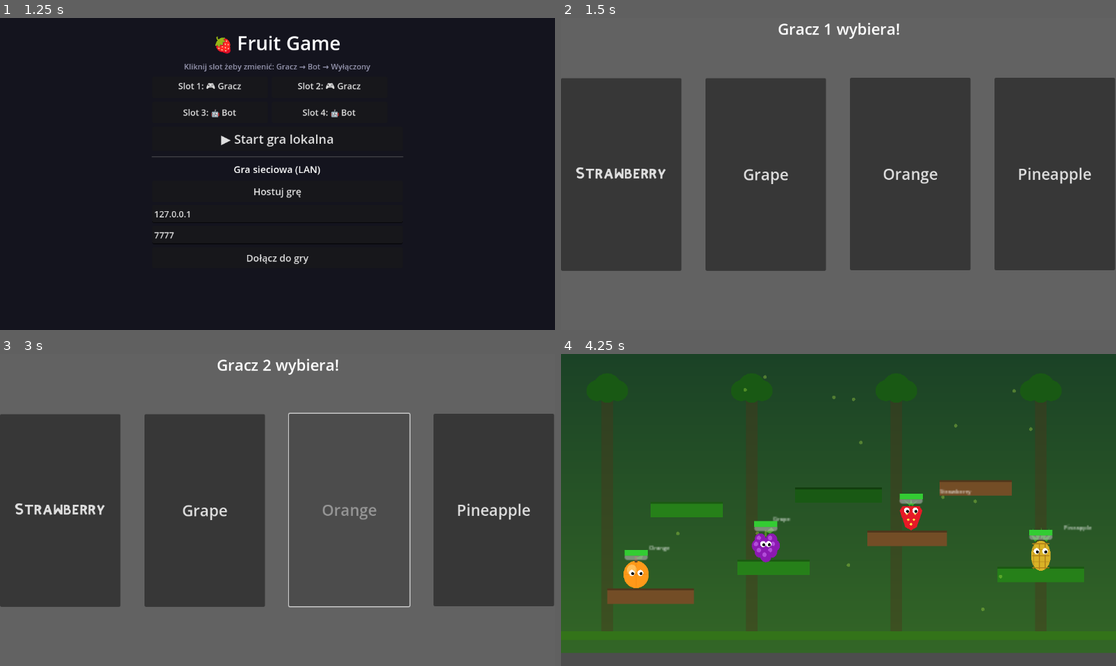
Above: before the commit, frames 1-4 (two rows, left to right).
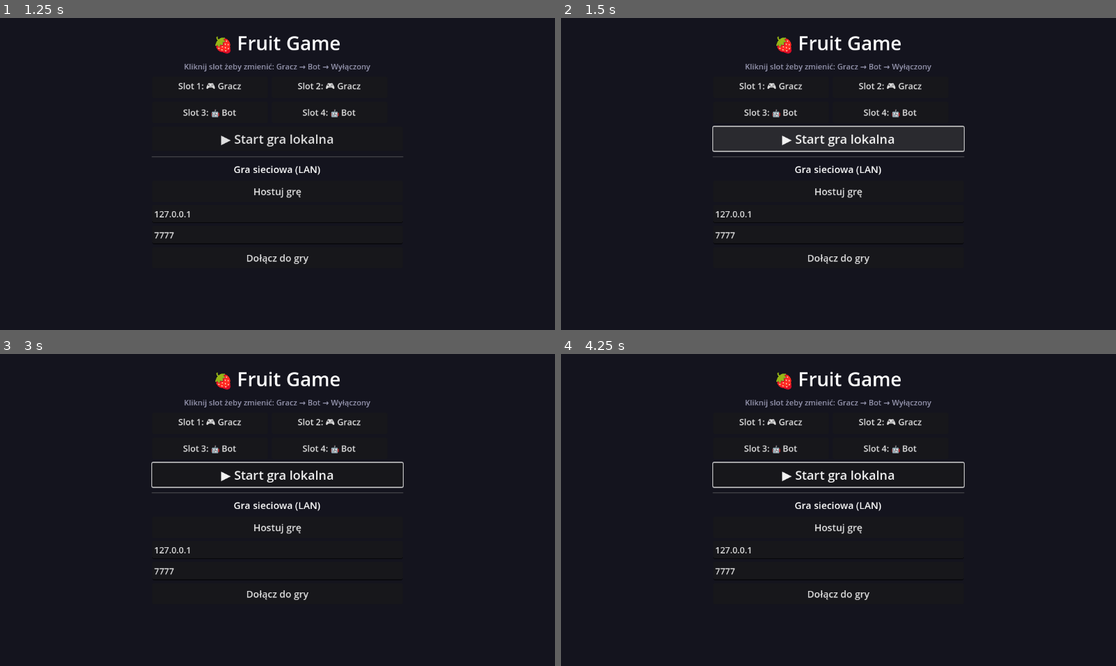
Above: after the commit, the same moments.

Repository: mamamd3/Fruit-Game
Game: Godot game, scene res://scenes/ui/splash_screen.tscn
Two runs of this game, one before a commit and one after it. Both use one fixed random seed, a clock stepped at 60 frames per second and the inputs below.
Inputs (mouse positions are in pixels of both pictures, inside the frame that each line leads up to):
- Up to frame 1 (1.25 s): tap Enter (ui_accept) at 0.5, 0.77 s; move the mouse to (399, 158) at 0.52 s; click (399, 158) at 0.67 s
- Up to frame 2 (1.5 s): click "▶ Start gra lokalna" at 1.25 s
- Up to frame 3 (3 s): click (277, 475) at 2 s, where only the run after the commit has a clickable "▶ Start gra lokalna"; click (349, 510) at 2.75 s, where only the run before the commit has a clickable "Orange"
- Up to frame 4 (4.25 s): click (1054, 510) at 3.5 s, where only the run before the commit has a clickable "Pineapple"

Frame 1 is identical in both runs. In frame 2, 97% of the frame differs, in the area x 0-100%, y 0-100%; in frame 3, 99%; in frame 4, 100%.
Error after the commit: Parse Error: Identifier "JOY_AXIS_RIGHT_TRIGGER" not declared in the current scope. (res://scripts/core/global.gd:145)

Commit message:
feat: implement settings manager and initialize global game state structure

Diff:
--- a/project.godot
+++ b/project.godot
@@ -21,6 +21,7 @@
 ModifierSystem="*res://scripts/core/Modifier_System.gd"
 MultiplayerManager="*res://scripts/multiplayer/multiplayermanager.gd"
 AudioManager="*res://scripts/core/audio_manager.gd"
+SettingsManager="*res://scripts/core/settings_manager.gd"
 
 [global_group]
 
--- a/scripts/core/global.gd
+++ b/scripts/core/global.gd
@@ -111,12 +111,66 @@
 ]
 
 func _ready() -> void:
+	_setup_gamepads()
 	base_characters = ORIGINAL_BASE_CHARACTERS.duplicate(true)
 	round_number    = 1
 	points          = {}
 	modifiers       = {}
 	reset_selection()
 	reset_all()
+
+func _setup_gamepads() -> void:
+	for i in range(4):
+		var prefix = "p" + str(i + 1)
+
+		# Skok (A)
+		var ev_jump = InputEventJoypadButton.new()
+		ev_jump.device = i
+		ev_jump.button_index = JOY_BUTTON_A
+		InputMap.action_add_event(prefix + "_jump", ev_jump)
+
+		# Strzał (X / Right Bumper / Right Trigger)
+		var ev_shoot = InputEventJoypadButton.new()
+		ev_shoot.device = i
+		ev_shoot.button_index = JOY_BUTTON_X
+		InputMap.action_add_event(prefix + "_shoot", ev_shoot)
+
+		var ev_shoot2 = InputEventJoypadButton.new()
+		ev_shoot2.device = i
+		ev_shoot2.button_index = JOY_BUTTON_RIGHT_SHOULDER
+		InputMap.action_add_event(prefix + "_shoot", ev_shoot2)
+
+		var ev_shoot_trigger = InputEventJoypadMotion.new()
+		ev_shoot_trigger.device = i
+		ev_shoot_trigger.axis = JOY_AXIS_RIGHT_TRIGGER
+		ev_shoot_trigger.axis_value = 1.0
+		InputMap.action_add_event(prefix + "_shoot", ev_shoot_trigger)
+
+		# Lewo (D-Pad Left)
+		var ev_left = InputEventJoypadButton.new()
+		ev_left.device = i
+		ev_left.button_index = JOY_BUTTON_DPAD_LEFT
+		InputMap.action_add_event(prefix + "_left", ev_left)
+
+		# Lewo (Left Stick -X)
+		var ev_stick_l = InputEventJoypadMotion.new()
+		ev_stick_l.device = i
+		ev_stick_l.axis = JOY_AXIS_LEFT_X
+		ev_stick_l.axis_value = -1.0
+		InputMap.action_add_event(prefix + "_left", ev_stick_l)
+
+		# Prawo (D-Pad Right)
+		var ev_right = InputEventJoypadButton.new()
+		ev_right.device = i
+		ev_right.button_index = JOY_BUTTON_DPAD_RIGHT
+		InputMap.action_add_event(prefix + "_right", ev_right)
+
+		# Prawo (Left Stick +X)
+		var ev_stick_r = InputEventJoypadMotion.new()
+		ev_stick_r.device = i
+		ev_stick_r.axis = JOY_AXIS_LEFT_X
+		ev_stick_r.axis_value = 1.0
+		InputMap.action_add_event(prefix + "_right", ev_stick_r)
 
 func reset_selection() -> void:
 	available_characters   = base_characters.keys()
--- /dev/null
+++ b/scripts/core/settings_manager.gd
@@ -0,0 +1,66 @@
+extends Node
+
+const SETTINGS_FILE = "user://settings.cfg"
+
+var config = ConfigFile.new()
+
+var default_settings = {
+	"audio": {
+		"master_volume": 1.0,
+		"music_volume": 1.0,
+		"sfx_volume": 1.0
+	},
+	"video": {
+		"fullscreen": false
+	}
+}
+
+func _ready() -> void:
+	load_settings()
+	apply_settings()
+
+func load_settings() -> void:
+	var err = config.load(SETTINGS_FILE)
+	if err != OK:
+		# Plik nie istnieje lub jest uszkodzony, wczytaj domyślne
+		for section in default_settings:
+			for key in default_settings[section]:
+				config.set_value(section, key, default_settings[section][key])
+		save_settings()
+
+func save_settings() -> void:
+	config.save(SETTINGS_FILE)
+
+func get_setting(section: String, key: String):
+	return config.get_value(section, key, default_settings.get(section, {}).get(key))
+
+func set_setting(section: String, key: String, value) -> void:
+	config.set_value(section, key, value)
+	save_settings()
+	apply_settings()
+
+func apply_settings() -> void:
+	# Video
+	var is_fullscreen = get_setting("video", "fullscreen")
+	if is_fullscreen:
+		DisplayServer.window_set_mode(DisplayServer.WINDOW_MODE_FULLSCREEN)
+	else:
+		DisplayServer.window_set_mode(DisplayServer.WINDOW_MODE_WINDOWED)
+
+	# Audio
+	var master_vol = get_setting("audio", "master_volume")
+	var music_vol = get_setting("audio", "music_volume")
+	var sfx_vol = get_setting("audio", "sfx_volume")
+
+	# Godot używa AudioServer do głośności
+	var master_bus = AudioServer.get_bus_index("Master")
+	AudioServer.set_bus_volume_db(master_bus, linear_to_db(master_vol))
+
+	# Jeśli masz bus "Music" i "SFX":
+	var music_bus = AudioServer.get_bus_index("Music")
+	if music_bus != -1:
+		AudioServer.set_bus_volume_db(music_bus, linear_to_db(music_vol))
+
+	var sfx_bus = AudioServer.get_bus_index("SFX")
+	if sfx_bus != -1:
+		AudioServer.set_bus_volume_db(sfx_bus, linear_to_db(sfx_vol))
